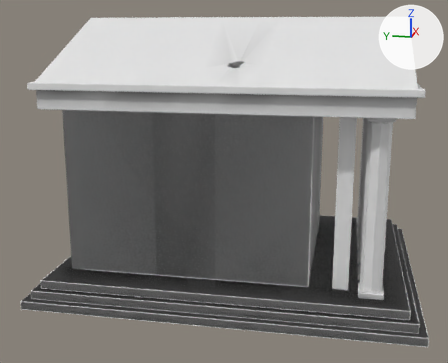
A saved change to the glTF model eclipse/public/assets/env/drowned/temple.glb.
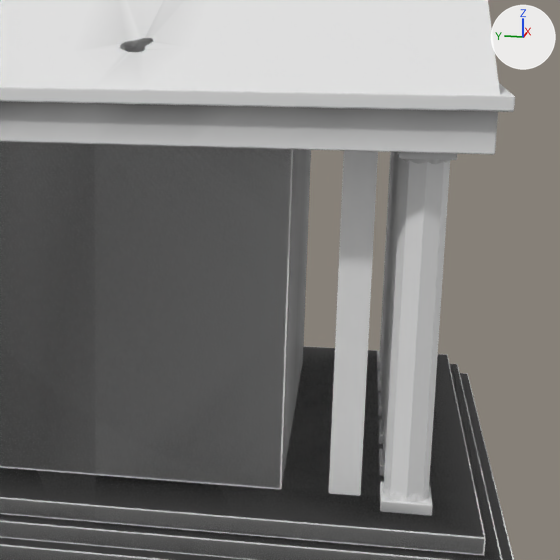
Each version is shown whole from a 50 mm lens placed at (-35.5, -6.1, 14.2), pointed at (-0.7, 0.9, 5.5), then close up on the part from 37% to 100% of the width and 12% to 89% of the height. The lights are fixed; the arrows at upper right show +X, +Y and +Z. The first two pictures are the older version. Vertices at exactly the same position are counted once.

Names of what the first close-up shows: 'temple', 'temple_col'.
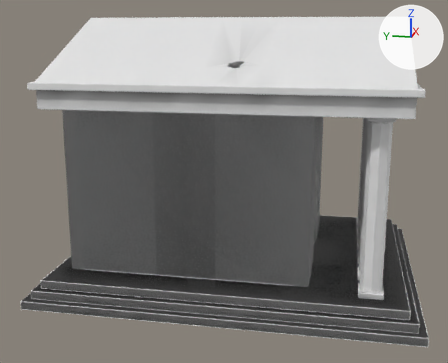
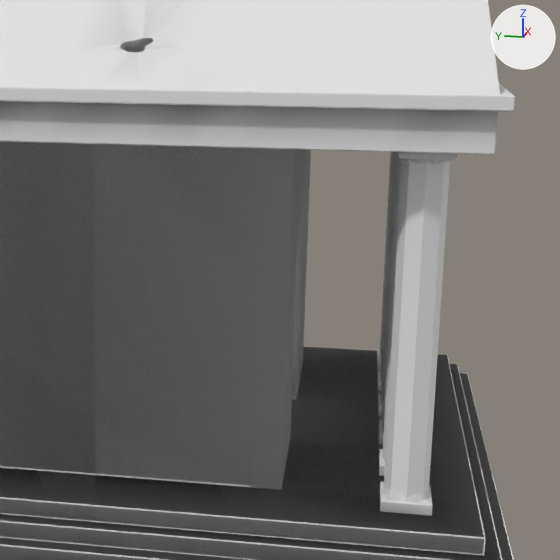
Changed parts and their boxes (x1, y1, x2, y2) in the close-ups (560 x 560 px; the box of a moved part takes in the faces that stretch with it):
```json
{"part": 1, "of": "me_temple_col", "change": "moved or reshaped", "before": [329, 151, 378, 496], "after": [250, 148, 311, 489]}
```

Edits to the scene script, one JSON object a line:
```json
{"block": "me_temple_col", "where": "# used by ob_temple_col; location = (0.0, 0.0, 0.23)"}
{"op": "remove", "block": "me_temple_col", "code": "me_temple_col.from_pydata(...)  # 156 vertices, 264 faces; spans x -8.2..8.2, y -10.2..10.2, z -0.2..10.1"}
{"op": "add", "block": "me_temple_col", "code": "me_temple_col.from_pydata(...)  # 160 vertices, 276 faces; spans x -8.2..8.2, y -10.2..10.2, z -0.2..10.1"}
{"block": "me_temple_col", "change": "me_temple_col part 1"}
{"block": "me_temple_col", "change": "11 vertices are removed from x -5.5..5.5, y -6.5..-5.7, z 1.1..10.1"}
{"block": "me_temple_col", "change": "24 faces are deleted"}
{"block": "me_temple_col", "change": "3 vertices in x -5.5..1.6, y -6.5, z 1.1 move by (0.0, 2.8, 0.0)"}
{"block": "me_temple_col", "change": "2 vertices move from x -5.5..1.6, y -5.7, z 1.1..10.1 to x -1.6..5.5, y -4.5..-3.7, z 1.1..10.1"}
{"block": "me_temple_col", "change": "7 vertices are added at x -5.5..5.5, y -4.5..-3.7, z 1.1..10.1"}
{"block": "me_temple_col", "change": "24 new faces join them"}
{"block": "me_temple_col", "change": "other edits to the shape of me_temple_col do not show in these pictures"}
```
